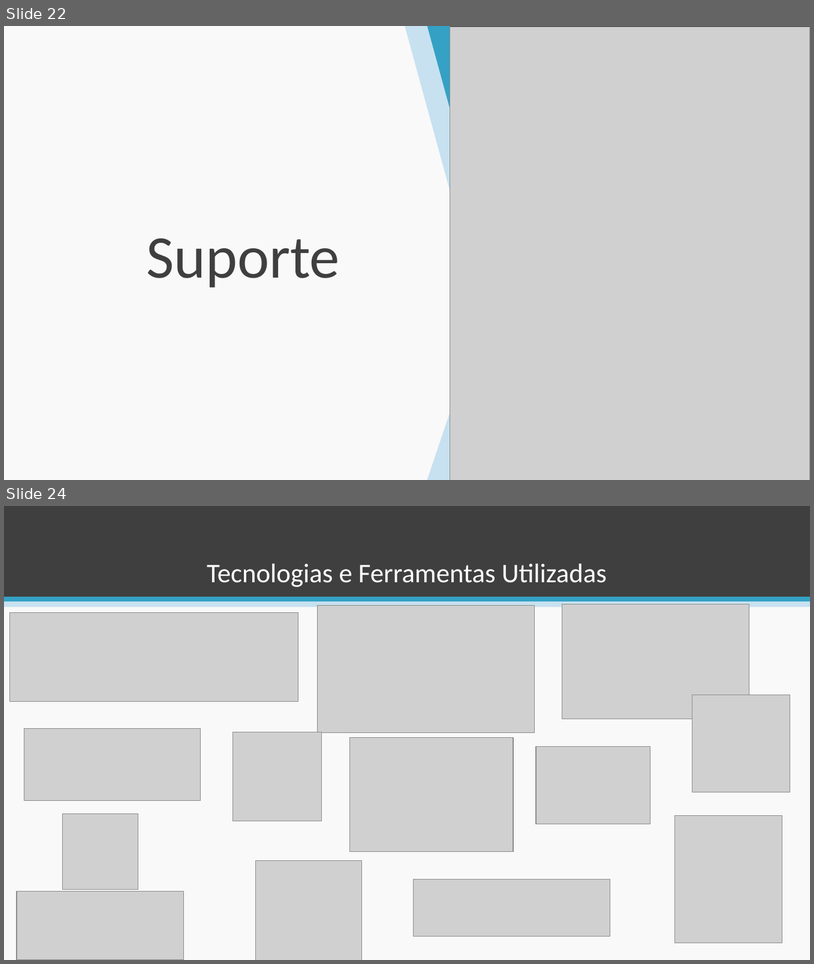
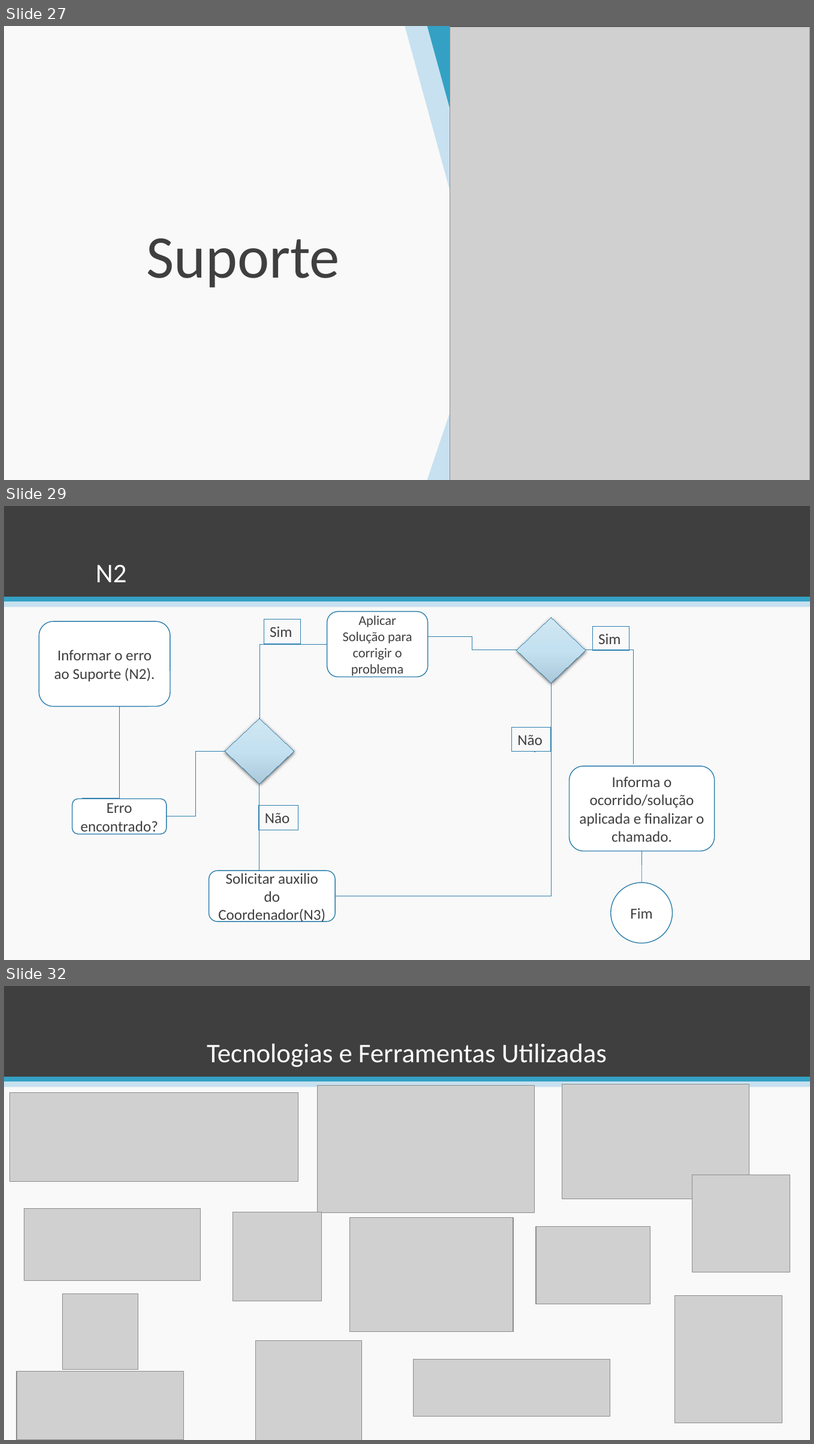
Before and after one commit to esteves-esta/TechHumi, a slide deck: documentacao/Apresentação.pptx. Shown one above the other, each under a label of ours: slides 22 and 24 before the commit, slides 27, 29 and 32 after it; the slides between them are not shown. The pictures are 814x964 and 814x1444 pixels, drawn with LibreOffice and Linux fonts; fonts in the diff are those of the drawing; grey boxes stand for pictures; background and template pictures are left out. Boxes give left, top, right and bottom in pixels: in the first picture for what was removed or moved away, otherwise in the second. Text is boxed around its words. In the diff, an @@ line names an element or a change of style, - is before the commit and + after.

```diff
--- a/documentacao/Apresentação.pptx
+++ b/documentacao/Apresentação.pptx
@@ slide 29 added at box(4, 506, 810, 960), background #F9F9F9; not listed: 3 template elements that a slide beside it also shows @@
@@ title added at box(96, 565, 127, 582), 32 pt, text #FFFFFF @@
+N2
@@ rounded rectangle added at box(327, 611, 428, 676), fill #FFFFFF, outline #2E7FAD 1 pt, 16 pt, text #3F3F3F @@
+Aplicar Solução para corrigir o problema
@@ rounded rectangle added at box(39, 622, 170, 706), fill #FFFFFF, outline #2E7FAD 1 pt, 18 pt, text #3F3F3F @@
+Informar o erro ao Suporte (N2).
@@ rectangle added at box(264, 619, 301, 643), outline #2E7FAD 0.75 pt, 18 pt, text #3F3F3F @@
+Sim
@@ diamond added at box(517, 618, 587, 682), fill gradient #D1E7F3 to #C5E2F2 to #ACC9DB, outline #2E7FAD 0.75 pt @@
@@ rectangle added at box(593, 627, 630, 651), outline #2E7FAD 0.75 pt, 18 pt, text #3F3F3F @@
+Sim
@@ elbow line added from (327, 644) to (260, 718), #2E7FAD 0.5 pt @@
@@ elbow line added from (428, 637) to (517, 650), #2E7FAD 0.5 pt @@
@@ elbow line added from (635, 765) to (586, 650), #2E7FAD 0.5 pt @@
@@ elbow line added from (551, 682) to (336, 895), #2E7FAD 0.5 pt @@
@@ elbow line added from (120, 706) to (82, 799), #2E7FAD 0.5 pt @@
@@ diamond added at box(225, 718, 294, 784), fill gradient #D1E7F3 to #C5E2F2 to #ACC9DB, outline #2E7FAD 0.75 pt @@
@@ rectangle added at box(512, 727, 551, 751), outline #2E7FAD 0.75 pt, 18 pt, text #3F3F3F @@
+Não
@@ elbow line added from (225, 751) to (167, 816), #2E7FAD 0.5 pt @@
@@ line added from (534, 752) to (536, 752), #2E7FAD 0.5 pt @@
@@ rounded rectangle added at box(570, 766, 715, 851), fill #FFFFFF, outline #2E7FAD 1 pt, 18 pt, text #3F3F3F @@
+Informa o ocorrido/solução aplicada e finalizar o chamado.
@@ elbow line added from (259, 784) to (259, 870), #2E7FAD 0.5 pt @@
@@ rounded rectangle added at box(72, 799, 167, 834), fill #FFFFFF, outline #2E7FAD 1 pt, 18 pt, text #3F3F3F @@
+Erro encontrado?
@@ rectangle added at box(259, 805, 299, 829), outline #2E7FAD 0.75 pt, 18 pt, text #3F3F3F @@
+Não
@@ line added from (642, 851) to (642, 882), #2E7FAD 0.5 pt @@
@@ rounded rectangle added at box(209, 870, 336, 921), fill #FFFFFF, outline #2E7FAD 1 pt, 18 pt, text #3F3F3F @@
+Solicitar auxilio do Coordenador(N3)
@@ ellipse added at box(611, 882, 673, 943), fill #FFFFFF, outline #2E7FAD 1 pt, 18 pt, text #3F3F3F @@
+Fim
@@ what was slide 22 is now slide 27 @@
@@ what was slide 24 is now slide 32 @@
```
Also in this commit, not shown: 1 slide changed, 9 other slides added, 3 slides removed, 4 other files.
